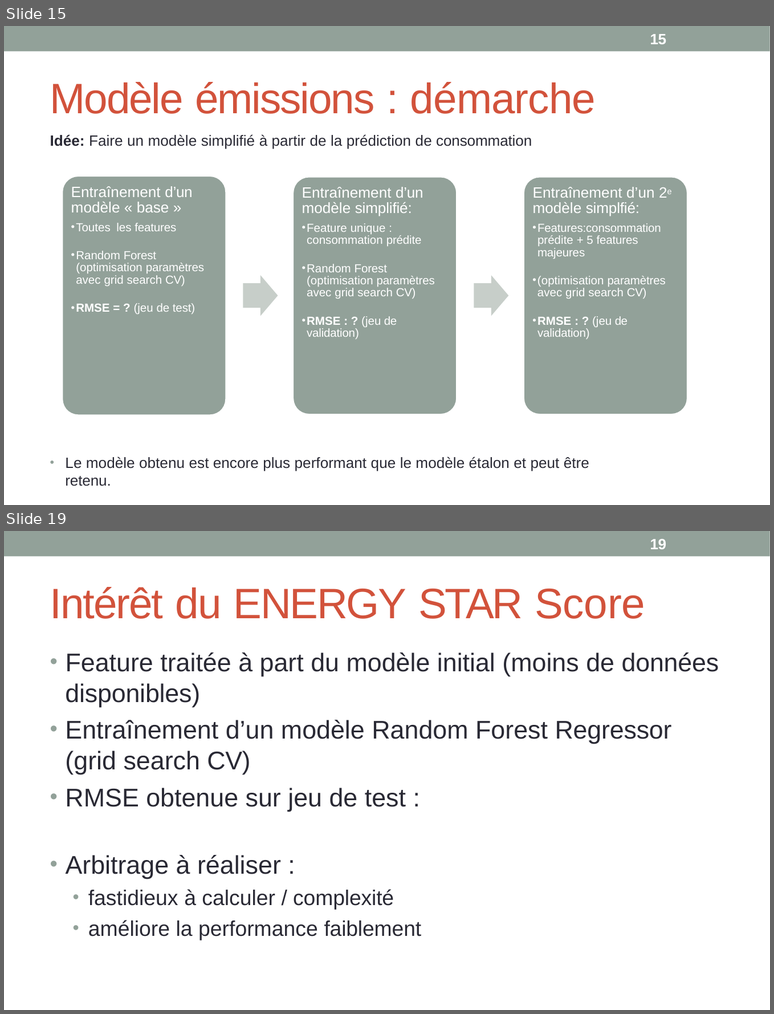
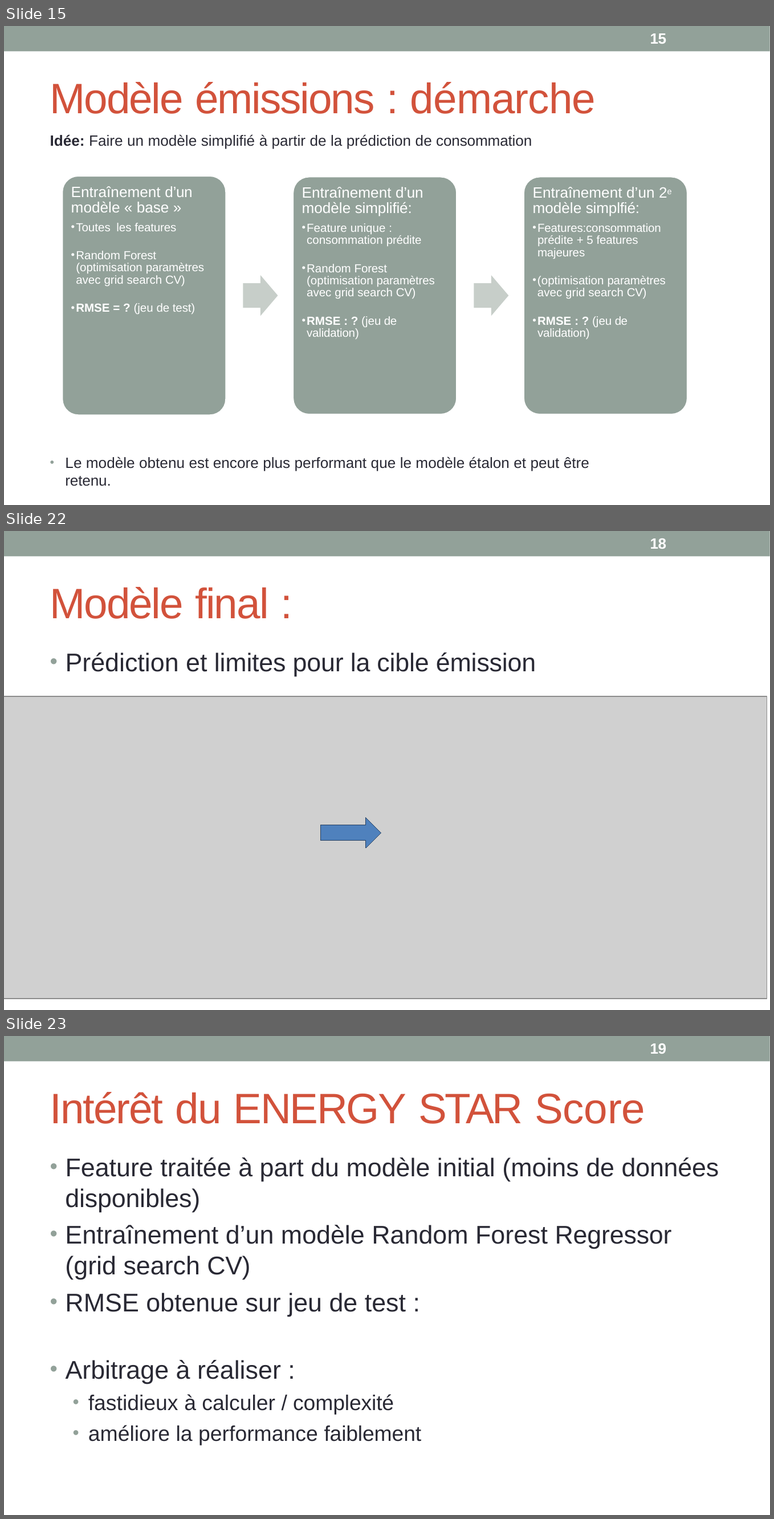
Before and after one commit to wdavid93/OpenClassRoom, a slide deck: Projet_4/Livrable/soutenance projet 4_mm .pptx. Shown one above the other, each under a label of ours: slides 15 and 19 before the commit, slides 15, 22 and 23 after it; the slides between them are not shown. The pictures are 774x1014 and 774x1519 pixels, drawn with LibreOffice and Linux fonts; fonts in the diff are those of the drawing; grey boxes stand for pictures. Boxes give left, top, right and bottom in pixels: in the first picture for what was removed or moved away, otherwise in the second. Text is boxed around its words. In the diff, an @@ line names an element or a change of style, - is before the commit and + after.

```diff
--- a/Projet_4/Livrable/soutenance projet 4_mm .pptx
+++ b/Projet_4/Livrable/soutenance projet 4_mm .pptx
@@ slide 22 added at box(4, 531, 770, 1010), background #FFFFFF; not listed: 1 template element that a slide beside it also shows @@
@@ text added at box(650, 538, 667, 549), 14 pt, text #FFFFFF, bold @@
+18
@@ title added at box(50, 587, 268, 619), 40 pt, text #D2523B @@
+Modèle final :
@@ text added at box(66, 652, 536, 676), 24 pt, text #292934 @@
+• Prédiction et limites pour la cible émission
@@ picture added at box(4, 696, 767, 998) @@
@@ right arrow added at box(320, 818, 381, 847), fill #4F81BD, outline #254061 0 pt @@
@@ what was slide 19 is now slide 23 @@
```
Also in this commit, not shown: 8 slides changed, 3 other slides added, 16 other files.
